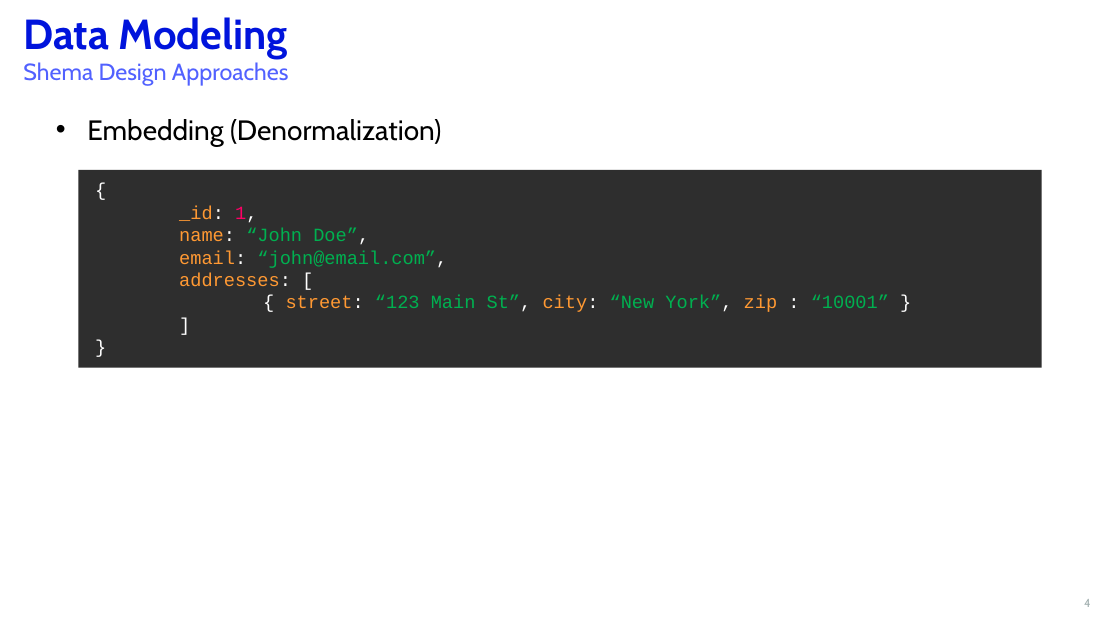
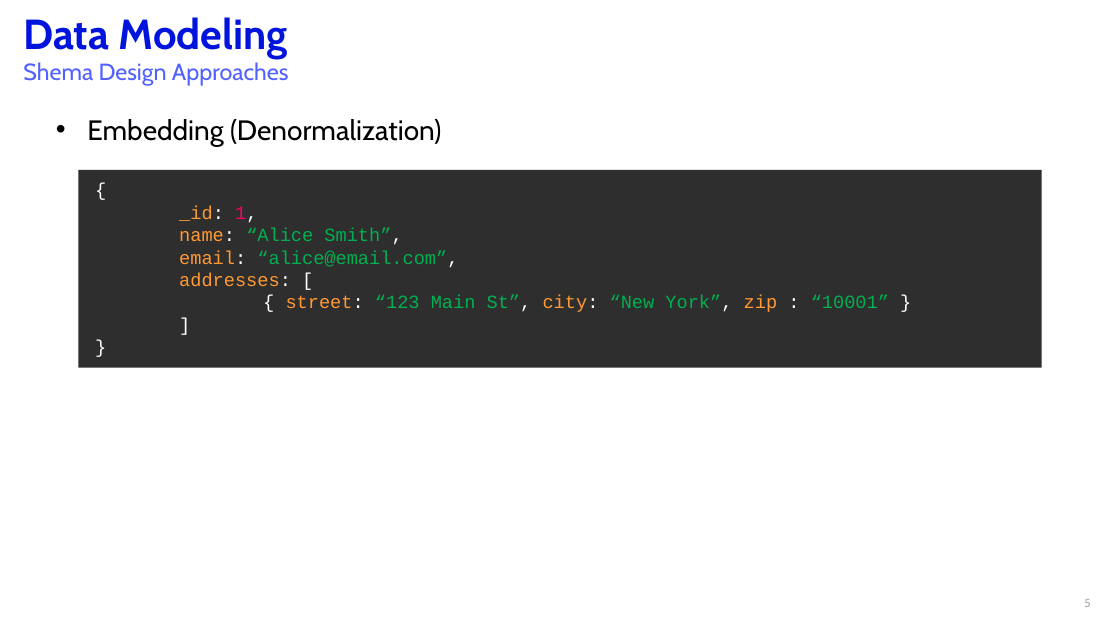
Before and after one commit to christianltds/mongodb_training, a slide deck: slide 5 of session 3/MongoDB – Training - Session 3.pptx (slide 4 before the commit). Drawn at 1120x630 pixels with LibreOffice and Linux fonts; fonts in the diff are those of the drawing; background and template pictures are left out. Boxes give left, top, right and bottom in pixels: in the first picture for what was removed or moved away, otherwise in the second. Text is boxed around its words. In the diff, an @@ line names an element or a change of style, - is before the commit and + after.

```diff
--- a/session 3/MongoDB – Training - Session 3.pptx
+++ b/session 3/MongoDB – Training - Session 3.pptx
@@ text in rectangle at box(179, 228, 458, 268): text changed @@
-name: “John Doe”,
-email: “john@email.com”,
+name: “Alice Smith”,
+email: “alice@email.com”,
@@ page number at box(1084, 599, 1090, 607): text changed @@
-4
+5
```
Also in this commit, not shown: 7 other slides changed.
